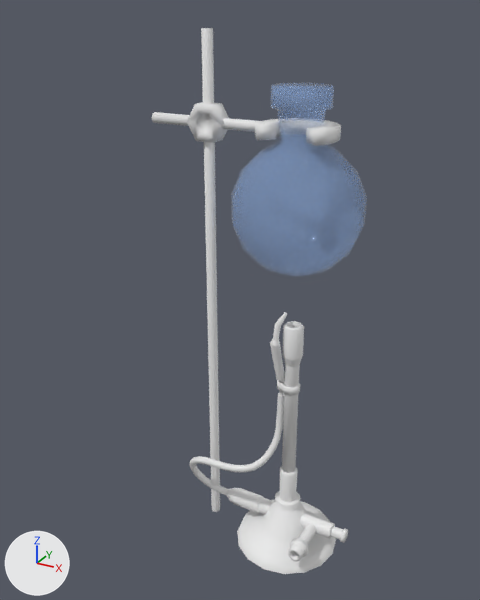
What one commit did to the Blender file Model/Fire.blend.
Camera for both pictures: a 50 mm lens placed at (6.11, -13.93, 14.2), pointed at (-1.66, 0.19, 7.14). The axes (+X, +Y, +Z) are drawn at lower left. The lights are the same throughout. The first picture is the older version.

Objects in the first picture: 'becherglass', 'bunsenBurner', 'bunsenBurnerCable', 'bunsenBurnerSupport'.
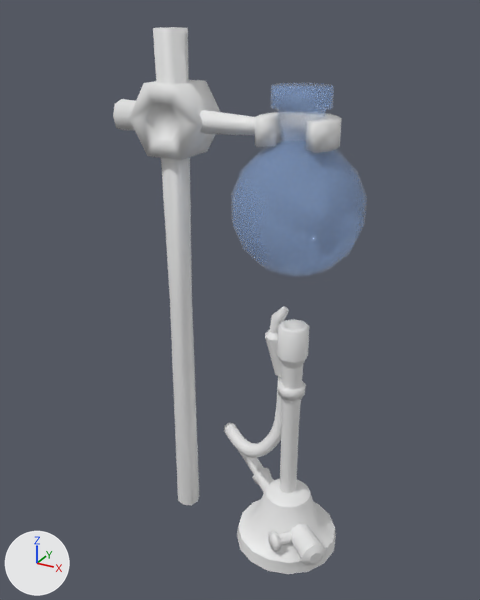
Commit message: Feu v2

Changed parts and their boxes [x1, y1, x2, y2] in the pictures (480 x 600 px; the box of a moved part takes in the faces that stretch with it):
'bunsenBurnerSupport', reshaped (21% wider): before [152, 28, 341, 512]; after [113, 27, 342, 505]
'bunsenBurner', reshaped, turned: before [227, 321, 348, 574]; after [224, 306, 336, 574]
'bunsenBurnerCable', deleted: before [190, 312, 287, 496]
part 1 of me_sphere_001, moved or reshaped: before [255, 119, 341, 146]; after [255, 112, 342, 153]
part 2 of me_sphere_001, added: after [129, 80, 220, 160]
part 3 of me_sphere_001, added: after [153, 27, 199, 505]
part 4 of me_sphere_001, added: after [113, 99, 255, 136]
part 5 of me_sphere_001, deleted: before [187, 102, 229, 143]
part 6 of me_sphere_001, deleted: before [201, 28, 220, 512]
part 7 of me_sphere_001, deleted: before [152, 112, 260, 132]
part 8 of me_cylinder_011, moved or reshaped: before [290, 538, 308, 557]; after [268, 531, 281, 552]
part 9 of me_cylinder_011, rebuilt: before [277, 379, 300, 396]; after [278, 376, 306, 401]
part 10 of me_cylinder_011, added: after [265, 306, 289, 377]
part 11 of me_cylinder_011, deleted: before [280, 467, 298, 502]
part 12 of me_cylinder_011, deleted: before [288, 543, 304, 562]
part 13 of me_cylinder_011, deleted: before [330, 526, 343, 540]
part 14 of me_cylinder_011, moved or reshaped: before [227, 321, 348, 574]; after [224, 319, 336, 574]

What changed in the scene script:
```text
Change me_sphere_001:
    used by ob_bunsenburnersupport; location = (0.0, 0.0, 0.0); scale = (2.0, 2.0, 2.0)
    verts and faces of me_sphere_001; kept vertices keep their numbers, new ones are numbered from 108
    remove me_sphere_001.from_pydata(...)  # 108 vertices, 66 faces; spans x -1.99..0.47, y -0.4..0.38, z 0.0..6.89
    add me_sphere_001.from_pydata(...)  # 116 vertices, 74 faces; spans x -2.49..0.47, y -0.4..0.38, z 0.0..6.89
    me_sphere_001 part 1: the loose piece of 52 vertices spanning x -0.47..0.47, y -0.4..0.38, z 5.78..5.93 is scaled about its middle by (1, 1, 2)
    me_sphere_001 part 2: a new loose piece of 24 vertices spanning x -2.2..-1.2, y -0.25..0.35, z 5.42..6.28
    me_sphere_001 part 3: a new loose piece of 24 vertices spanning x -1.89..-1.5, y -0.2..0.2, z 0.0..6.89
    me_sphere_001 part 4: a new loose piece of 16 vertices spanning x -2.49..-0.4, y -0.19..0.2, z 5.66..6.04
    me_sphere_001 part 5: the loose piece of 24 vertices spanning x -1.45..-0.95, y -0.1..0.1, z 5.63..6.07 is deleted
    me_sphere_001 part 6
    add delete_vertices([*range(64, 68), *range(72, 76), *range(80, 84), *range(88, 92)])  # with the faces that use them
    me_sphere_001 part 7
    add delete_vertices([*range(68, 72), *range(76, 80), *range(84, 88), *range(92, 96)])  # with the faces that use them
Change me_cylinder_011:
    used by ob_bunsenburner; location = (0.0, 0.0, 0.0); scale = (2.0, 2.0, 2.0)
    remove me_cylinder_011.from_pydata(...)  # 416 vertices, 340 faces; spans x -0.97..0.9, y -0.73..0.73, z 0.0..3.44
    add me_cylinder_011.from_pydata(...)  # 470 vertices, 413 faces; spans x -1.52..0.9, y -0.73..0.73, z 0.0..3.62
    me_cylinder_011 part 8: the loose piece of 12 vertices spanning x 0.3..0.54, y -0.55..-0.47, z 0.27..0.53 is moved by (0.0, 0.12, 0.0)
    me_cylinder_011 part 9: the loose piece of 36 vertices spanning x -0.21..0.1, y -0.1..0.1, z 2.47..2.58 is rebuilt with 18 vertices and now spans x -0.31..0.17, y -0.17..0.17, z 2.42..2.58
    me_cylinder_011 part 10: a new loose piece of 40 vertices spanning x -0.4..-0.11, y -0.27..0.1, z 2.62..3.62
    me_cylinder_011 part 11: the loose piece of 48 vertices spanning x -0.13..0.13, y -0.13..0.13, z 0.68..1.21 is deleted
    me_cylinder_011 part 12: the loose piece of 32 vertices spanning x 0.33..0.51, y -0.67..-0.55, z 0.31..0.49 is deleted
    me_cylinder_011 part 13: the loose piece of 16 vertices spanning x 0.7..0.85, y -0.07..0.07, z 0.33..0.47 is deleted
    me_cylinder_011 part 14: 236 vertices removed from x -0.97..0.9, y -0.68..0.68, z 0.11..3.44; 364 vertices added at x -1.52..0.9, y -0.7..0.7, z 0.18..3.44
Remove ob_bunsenburnercable:
    ob_bunsenburnercable = bpy.data.objects.new('bunsenBurnerCable', me_béziercurve_004)
Change ob_bunsenburner:
    ob_bunsenburner.rotation_euler: (0.0, 0.0, 0.0) -> (0.0, 0.0, -0.698)  # degrees (0, 0, 0) -> degrees (0, 0, -40)
```
